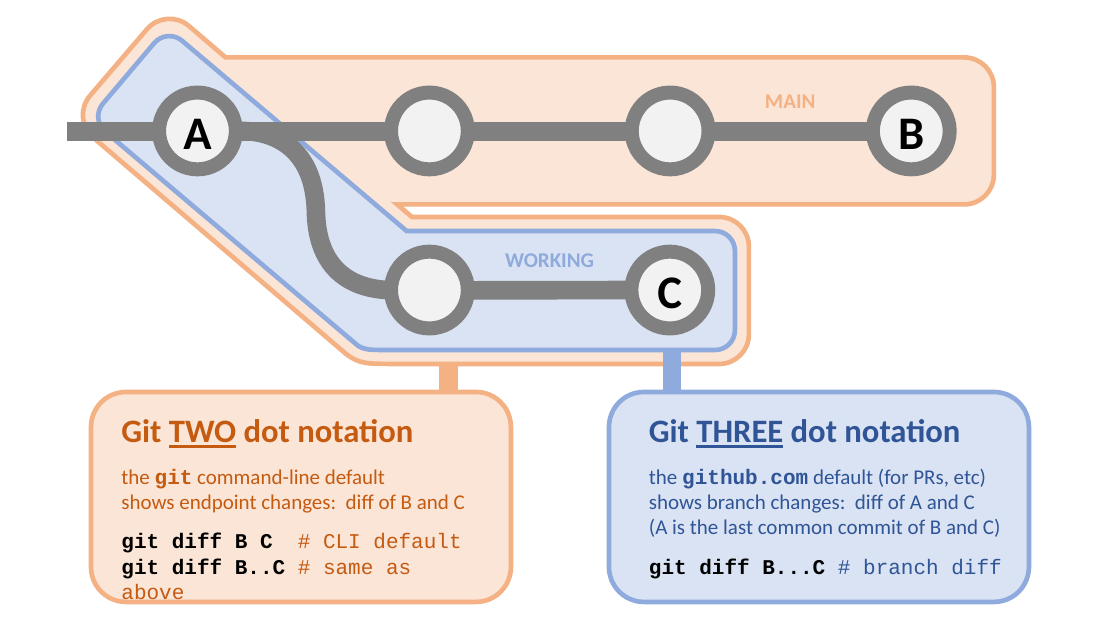
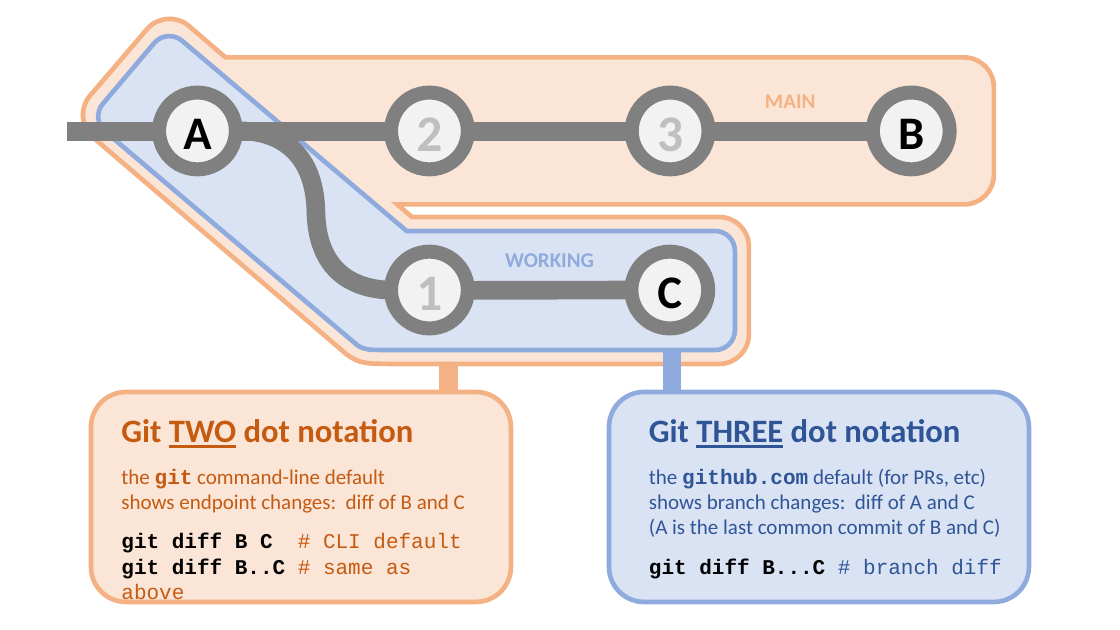
Before and after one commit to JasonSFuller/git-diff-example, a slide deck: slide 1 of docs/git-diff-2v3-dots.pptx. Drawn at 1120x630 pixels with LibreOffice and Linux fonts; fonts in the diff are those of the drawing. Boxes give left, top, right and bottom in pixels: in the first picture for what was removed or moved away, otherwise in the second. Text is boxed around its words. In the diff, an @@ line names an element or a change of style, - is before the commit and + after.

```diff
--- a/docs/git-diff-2v3-dots.pptx
+++ b/docs/git-diff-2v3-dots.pptx
@@ text in ellipse at box(416, 118, 442, 164): text added @@
+2
@@ text in ellipse at box(657, 118, 683, 164): text added @@
+3
@@ text in ellipse at box(416, 277, 442, 323): text added @@
+1
```
Also in this commit, not shown: 4 other files.
